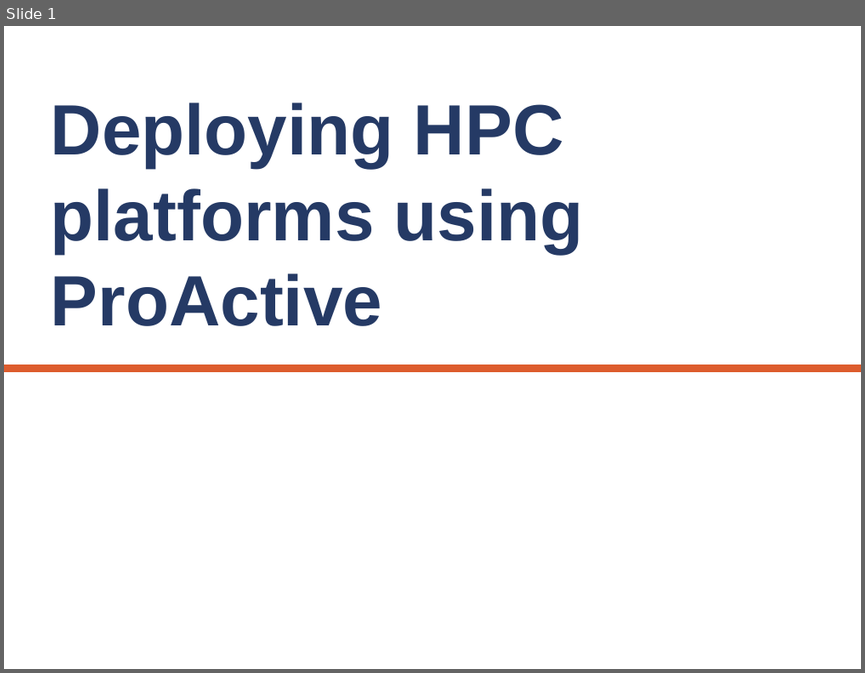
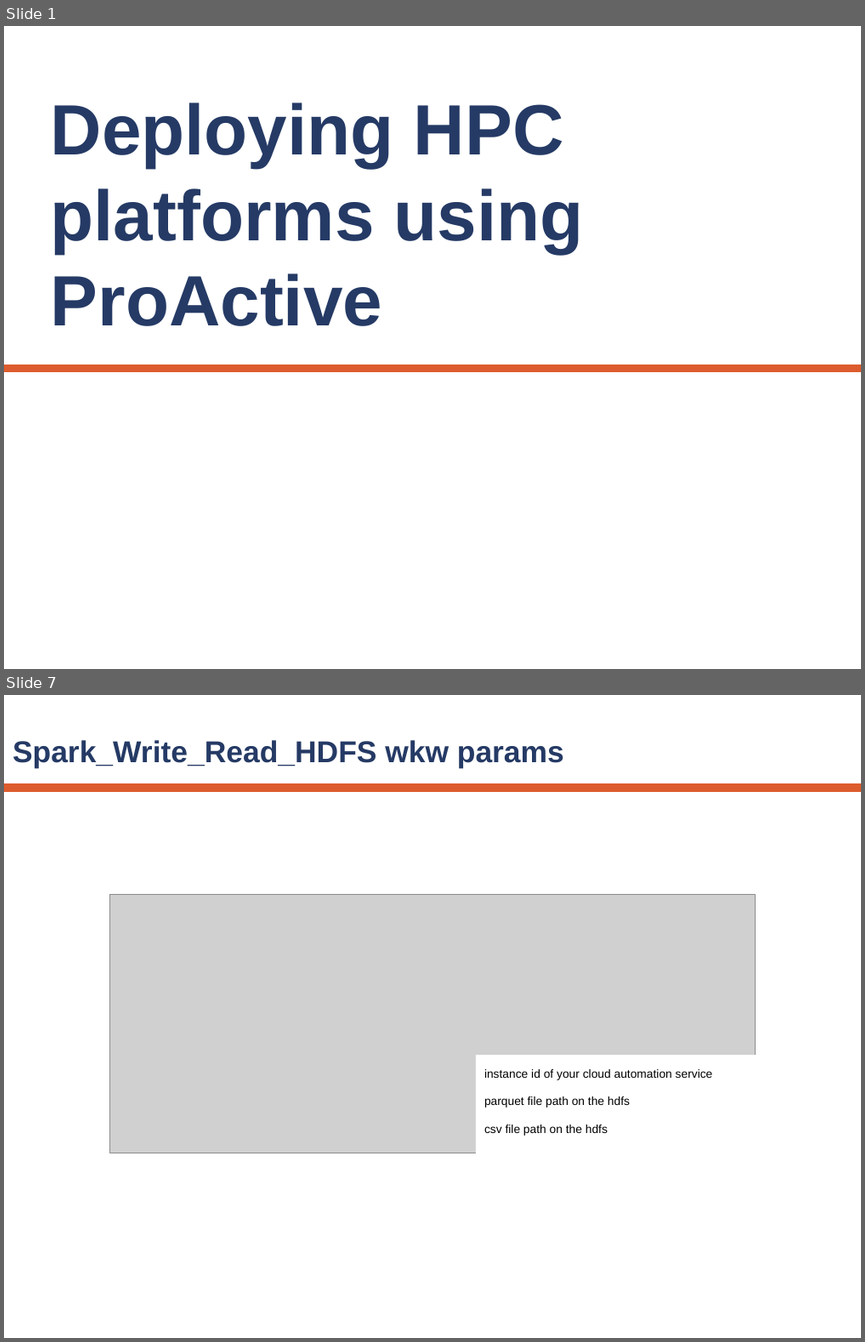
Before and after one commit to ow2-proactive/proactive-examples, a slide deck: DockerSwarm/resources/doc/dev/activeeon-deploy-swarm-hdfs-spark.pptx. Shown one above the other, each under a label of ours: slide 1 before the commit, slides 1 and 7 after it; the slides between them are not shown. The pictures are 865x673 and 865x1342 pixels, drawn with LibreOffice and Linux fonts; fonts in the diff are those of the drawing; grey boxes stand for pictures; background and template pictures are left out. Boxes give left, top, right and bottom in pixels: in the first picture for what was removed or moved away, otherwise in the second. Text is boxed around its words. In the diff, an @@ line names an element or a change of style, - is before the commit and + after.

```diff
--- a/DockerSwarm/resources/doc/dev/activeeon-deploy-swarm-hdfs-spark.pptx
+++ b/DockerSwarm/resources/doc/dev/activeeon-deploy-swarm-hdfs-spark.pptx
@@ slide 7 added at <box>4,695,861,1338</box>, background #FFFFFF @@
@@ title added at <box>12,740,564,768</box>, 36 pt, text #253A65, bold @@
+Spark_Write_Read_HDFS wkw params
@@ line added from (4, 787) to (861, 787), #DD5C2D 10 pt @@
@@ picture added at <box>110,894,755,1152</box> @@
@@ text added at <box>476,1055,834,1186</box>, fill #FFFFFF, 14 pt, text #000000 @@
+instance id of your cloud automation service
+parquet file path on the hdfs
+csv file path on the hdfs
```
Also in this commit, not shown: 4 slides changed, 1 other slide added, 2 slides removed, 11 other files.
